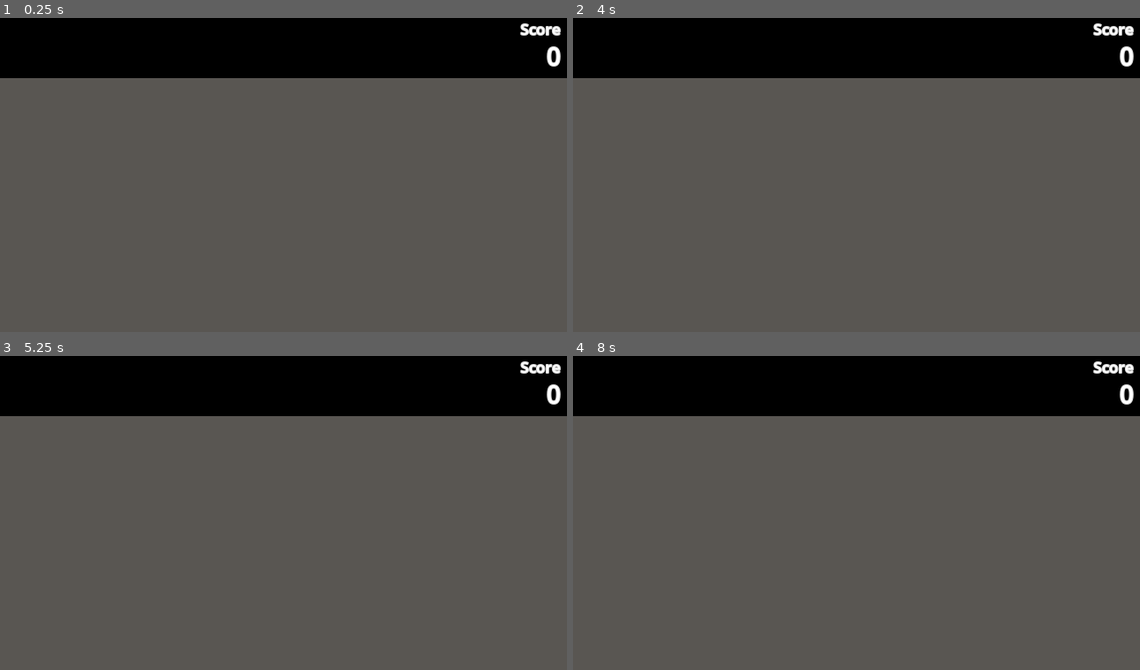
Above: before the commit, frames 1-4 (two rows, left to right).
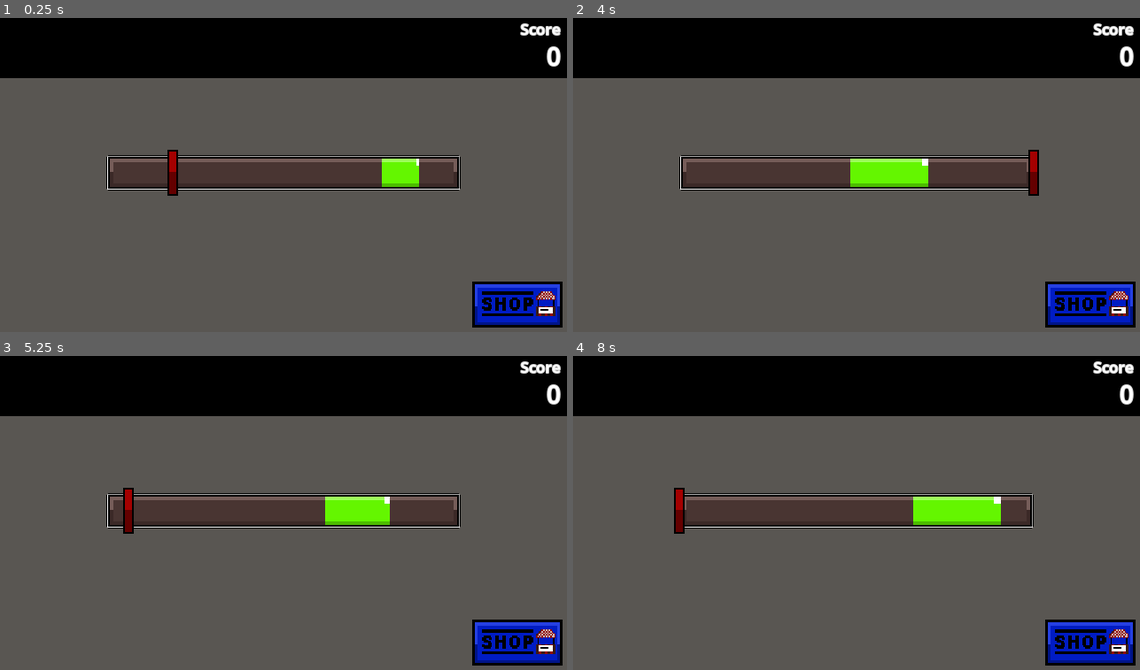
Above: after the commit, the same moments.

Repository: d3V-E/Line-Clicker-Game
Game: Godot game, scene res://scenes/main_game.tscn
Same seed, same stepped clock (60 frames per second), same inputs: the game is played once before the commit and once after it.
Inputs (mouse positions are in pixels of both pictures, inside the frame that each line leads up to):
- Up to frame 1 (0.25 s): no input
- Up to frame 2 (4 s): click (1088, 303) at 0.52 s; tap Enter at 1.25 s; move the mouse to (981, 156) at 1.27 s; hold Right 1.28-2.03 s; tap Space at 1.35, 1.52, 1.82, 2.27, 2.3, 2.57, 3.05, 3.6, 3.77 s; click (981, 156) at 1.42 s; move the mouse to (743, 187) at 2.02 s; hold Down 2.03-2.78 s; tap Alt at 2.1 s; click (743, 187) at 2.17 s; move the mouse to (913, 102) at 2.77 s; hold Right 2.78-3.53 s; tap Shift at 2.85 s; click (913, 102) at 2.92 s; move the mouse to (828, 237) at 3.52 s; hold Up from 3.53 s (still down); click (828, 237) at 3.67 s
- Up to frame 3 (5.25 s): tap Space at 4.07, 4.52, 4.55, 4.82 s; move the mouse to (453, 560) at 4.27 s; release Up at 4.28 s; hold Left from 4.28 s (still down); tap Alt at 4.35 s; click (453, 560) at 4.42 s; move the mouse to (113, 462) at 5.02 s; tap Shift at 5.1 s; click (113, 462) at 5.17 s
- Up to frame 4 (8 s): tap Space at 5.27, 5.3, 5.57, 5.85, 6.77, 6.8, 7.07, 7.52, 7.55, 7.82 s; move the mouse to (884, 509) at 5.77 s; release Left at 5.78 s; hold Down 5.78-6.53 s; click (884, 509) at 5.92 s; move the mouse to (771, 431) at 6.52 s; hold Right 6.53-7.28 s; tap Alt at 6.6 s; click (771, 431) at 6.67 s; move the mouse to (981, 494) at 7.27 s; hold Up from 7.28 s (still down); tap Shift at 7.35 s; click (981, 494) at 7.42 s

The runs differ from the first frame. In frame 1, 9.4% of the frame differs, in the area x 18-100%, y 41-99%; in frame 2, 9.5%; in frame 3, 9.4%; in frame 4, 9.5%.

Commit message:
Update 2
Added the main game system with assets

Diff:
--- a/scenes/main_game.tscn
+++ b/scenes/main_game.tscn
@@ -2,6 +2,10 @@
 
 [ext_resource type="Script" uid="uid://byxhws7r3vjyv" path="res://scripts/main_game.gd" id="1_72e8q"]
 [ext_resource type="Texture2D" uid="uid://dvwct8y6t0ov5" path="res://assets/Main Background.png" id="1_s3esy"]
+[ext_resource type="Texture2D" uid="uid://byqftffmv0lon" path="res://assets/SHOP Button.png" id="3_d2op2"]
+[ext_resource type="Texture2D" uid="uid://3305w7cubpbw" path="res://assets/Line Bar.png" id="4_ygxny"]
+[ext_resource type="Texture2D" uid="uid://s6qjtkeqsq5d" path="res://assets/Green Indicator.png" id="5_wi4c7"]
+[ext_resource type="Texture2D" uid="uid://plt2drchkexg" path="res://assets/Indicator.png" id="6_70vka"]
 
 [node name="Main Game" type="Node2D" unique_id=423972222]
 script = ExtResource("1_72e8q")
@@ -33,3 +37,26 @@
 theme_override_font_sizes/normal_font_size = 17
 text = "Score "
 text_direction = 2
+
+[node name="Shop Button" type="TextureButton" parent="CanvasLayer" unique_id=40754753]
+offset_left = 532.57574
+offset_top = 303.0
+offset_right = 635.0
+offset_bottom = 355.0
+texture_normal = ExtResource("3_d2op2")
+stretch_mode = 0
+
+[node name="LineBar" type="Sprite2D" parent="CanvasLayer" unique_id=434298229]
+position = Vector2(320, 180)
+texture = ExtResource("4_ygxny")
+
+[node name="GreenIndicator" type="Sprite2D" parent="CanvasLayer/LineBar" unique_id=1803387451]
+position = Vector2(-146, 0)
+texture = ExtResource("5_wi4c7")
+
+[node name="Indicator" type="Sprite2D" parent="CanvasLayer" unique_id=934744288]
+position = Vector2(120, 180)
+texture = ExtResource("6_70vka")
+
+[connection signal="button_down" from="CanvasLayer/Shop Button" to="." method="_on_shop_button_button_down"]
+[connection signal="button_up" from="CanvasLayer/Shop Button" to="." method="_on_shop_button_button_up"]
--- a/scripts/main_game.gd
+++ b/scripts/main_game.gd
@@ -2,6 +2,17 @@
 
 const save_path = "user://userdata.save"
 var score = 0
+var speed: float = 300
+var test = 1
+var width = 200
+
+@onready var shopbutton: TextureButton = $"CanvasLayer/Shop Button"
+@onready var bar: Sprite2D = $CanvasLayer/LineBar
+@onready var green: Sprite2D = $CanvasLayer/LineBar/GreenIndicator
+@onready var needle: Sprite2D = $CanvasLayer/Indicator
+
+
+
 
 signal score_changed
 
@@ -27,5 +38,46 @@
 
 
 func _ready():
+	shopbutton.pivot_offset = shopbutton.size / 2
 	$CanvasLayer/Score.text = str(score)
 	load_data()
+	randomize()
+	reset_marker()
+
+
+func _process(delta: float):
+	needle.position.x += speed * test * delta
+
+	if needle.position.x >= bar.position.x + width:
+		test = -1
+	elif needle.position.x <= bar.position.x - width:
+		test = 1
+
+
+func _unhandled_input(event: InputEvent):
+	if (event is InputEventMouseButton and event.pressed and event.button_index == MOUSE_BUTTON_LEFT) or (event is InputEventKey and event.pressed and event.keycode == KEY_SPACE):
+		var greenmin = bar.position.x + green.position.x - (green.scale.x * 50)
+		var greenmax = bar.position.x + green.position.x + (green.scale.x * 50)
+
+		if needle.position.x >= greenmin and needle.position.x <= greenmax:
+			score += 1
+			print("test +1")
+		else:
+			print("test 0")
+		reset_marker()
+
+func reset_marker():
+	green.scale.x = randf_range(0.3 , 1.0)
+	green.position.x = randf_range(-width + 50 , width - 50)
+
+
+func _on_shop_button_button_down():
+	var tween = get_tree().create_tween()
+	tween.tween_property(shopbutton , "scale" , Vector2(.9 , .9), .1)
+
+
+
+
+func _on_shop_button_button_up():
+	var tween = get_tree().create_tween()
+	tween.tween_property(shopbutton , "scale" , Vector2(1 , 1) ,.1)
Binary file added: assets/Green Indicator.png
Not shown, added: assets/Green Indicator.png.import
Binary file added: assets/Indicator.png
Not shown, added: assets/Indicator.png.import
Binary file added: assets/Line Bar.png
Not shown, added: assets/Line Bar.png.import
